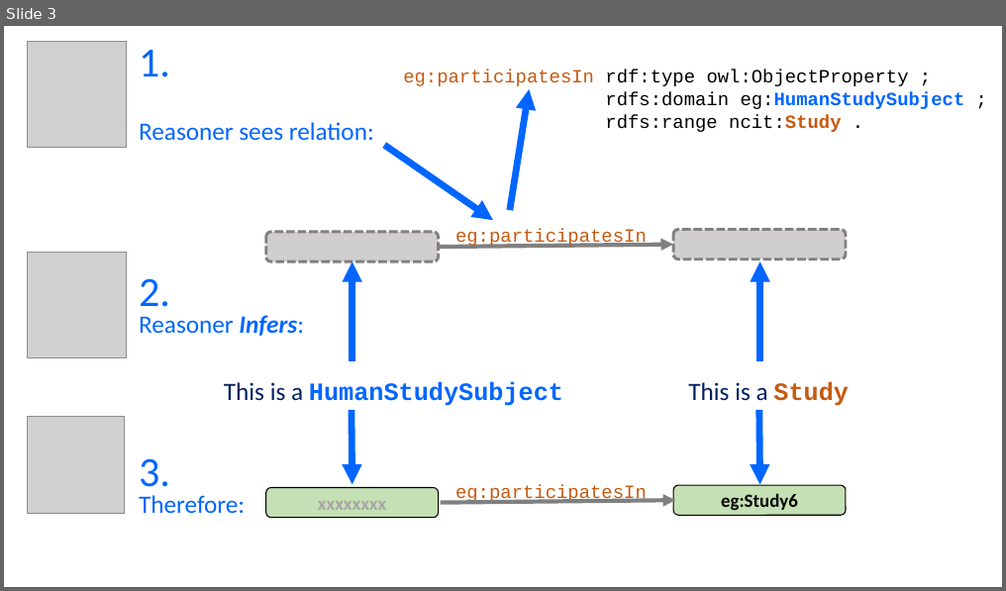
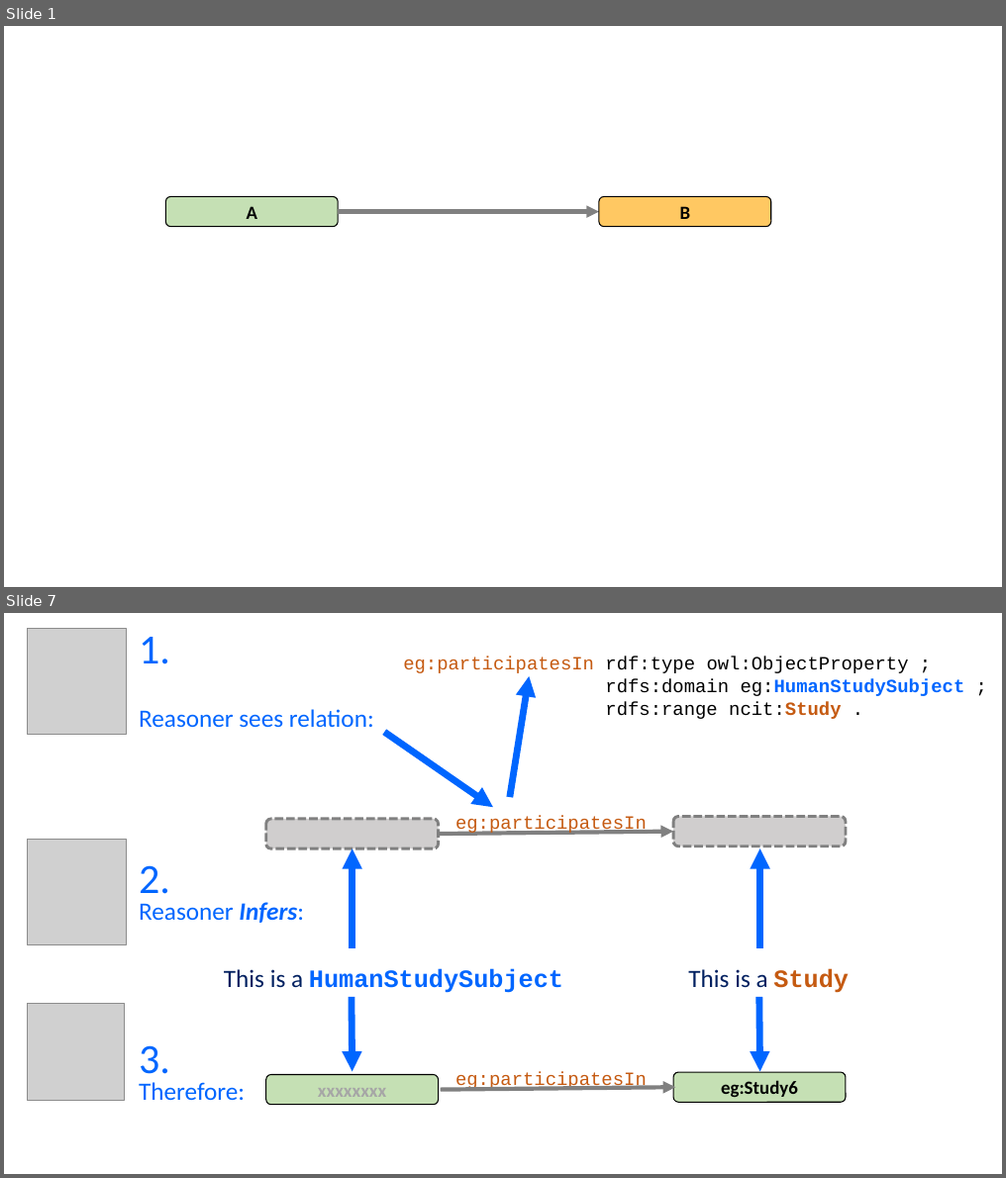
Before and after one commit to phuse-org/LinkedDataWorkshop, a slide deck: EUConnect18/presentation/images/ImagesForPres.pptx. Shown one above the other, each under a label of ours: slide 3 before the commit, slides 1 and 7 after it; the slides between them are not shown. The pictures are 1006x591 and 1006x1178 pixels, drawn with LibreOffice and Linux fonts; fonts in the diff are those of the drawing; grey boxes stand for pictures. Boxes give left, top, right and bottom in pixels: in the first picture for what was removed or moved away, otherwise in the second. Text is boxed around its words. In the diff, an @@ line names an element or a change of style, - is before the commit and + after.

```diff
--- a/EUConnect18/presentation/images/ImagesForPres.pptx
+++ b/EUConnect18/presentation/images/ImagesForPres.pptx
@@ slide 1 added at [4, 26, 1002, 587], background #FFFFFF @@
@@ rounded rectangle added at [165, 196, 338, 227], fill #C5E0B4, outline #000000 1 pt, 18 pt, text #000000, bold @@
+A
@@ rounded rectangle added at [599, 196, 771, 227], fill #FFC862, outline #000000 1 pt, 18 pt, text #000000, bold @@
+B
@@ arrow added from (338, 212) to (599, 212), #808080 4 pt @@
@@ what was slide 3 is now slide 7 @@
```
Also in this commit, not shown: 3 slides changed, 2 other slides added, 1 slide removed, 11 other files.
